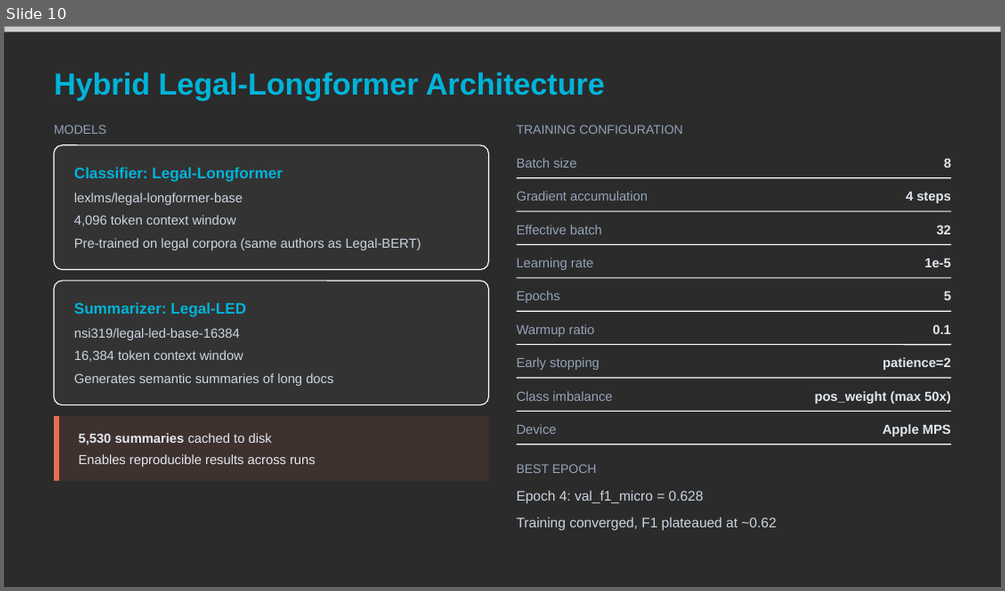
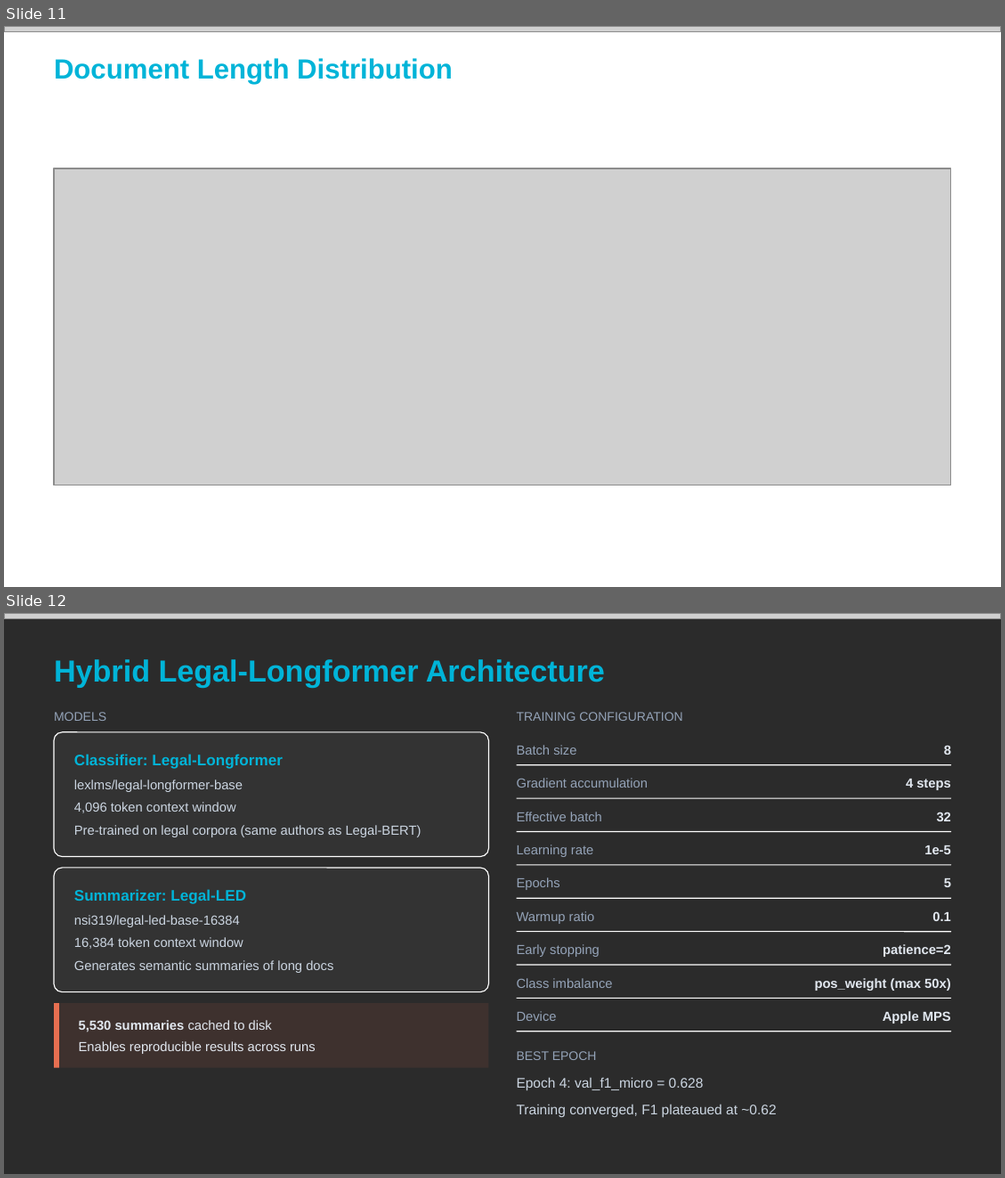
Before and after one commit to aledba/tr_challenge, a slide deck: outputs/TR_Interview_Presentation.pptx. Shown one above the other, each under a label of ours: slide 10 before the commit, slides 11 and 12 after it. The pictures are 1005x591 and 1005x1178 pixels, drawn with LibreOffice and Linux fonts; fonts in the diff are those of the drawing; grey boxes stand for pictures; background and template pictures are left out; a plain dark background stands for a picture behind light text. Boxes give left, top, right and bottom in pixels: in the first picture for what was removed or moved away, otherwise in the second. Text is boxed around its words. In the diff, an @@ line names an element or a change of style, - is before the commit and + after.

```diff
--- a/outputs/TR_Interview_Presentation.pptx
+++ b/outputs/TR_Interview_Presentation.pptx
@@ slide 11 added at (4, 26, 1001, 587), background picture (left out) @@
@@ picture added at (4, 26, 1001, 32) @@
@@ text added at (54, 58, 453, 84), 20 pt, text #00B4D8, bold @@
+Document Length Distribution
@@ picture added at (54, 168, 951, 484) @@
@@ what was slide 10 is now slide 12 @@
```
Also in this commit, not shown: 4 slides changed, 4 other slides added, 17 other files.
